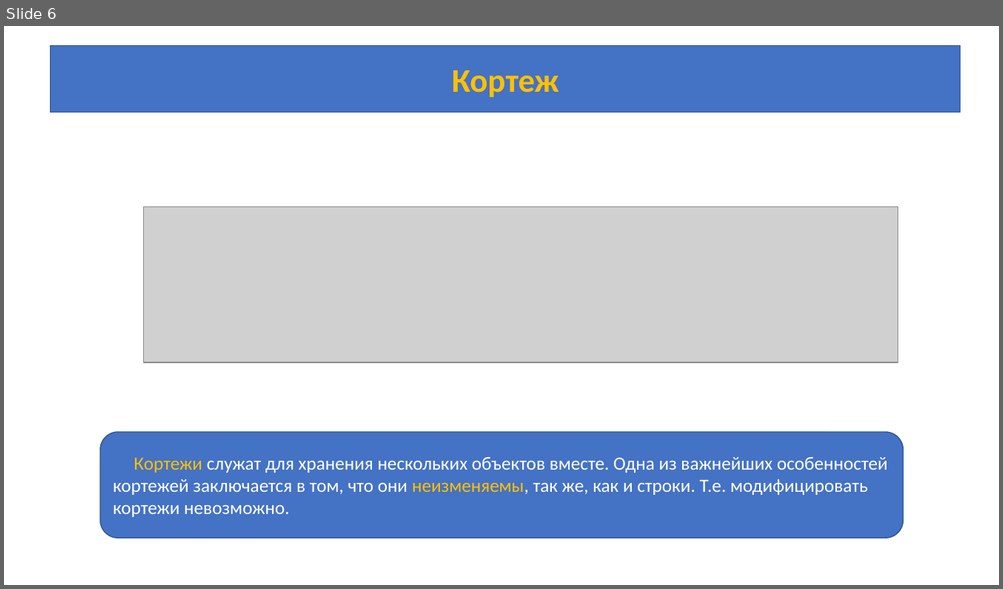
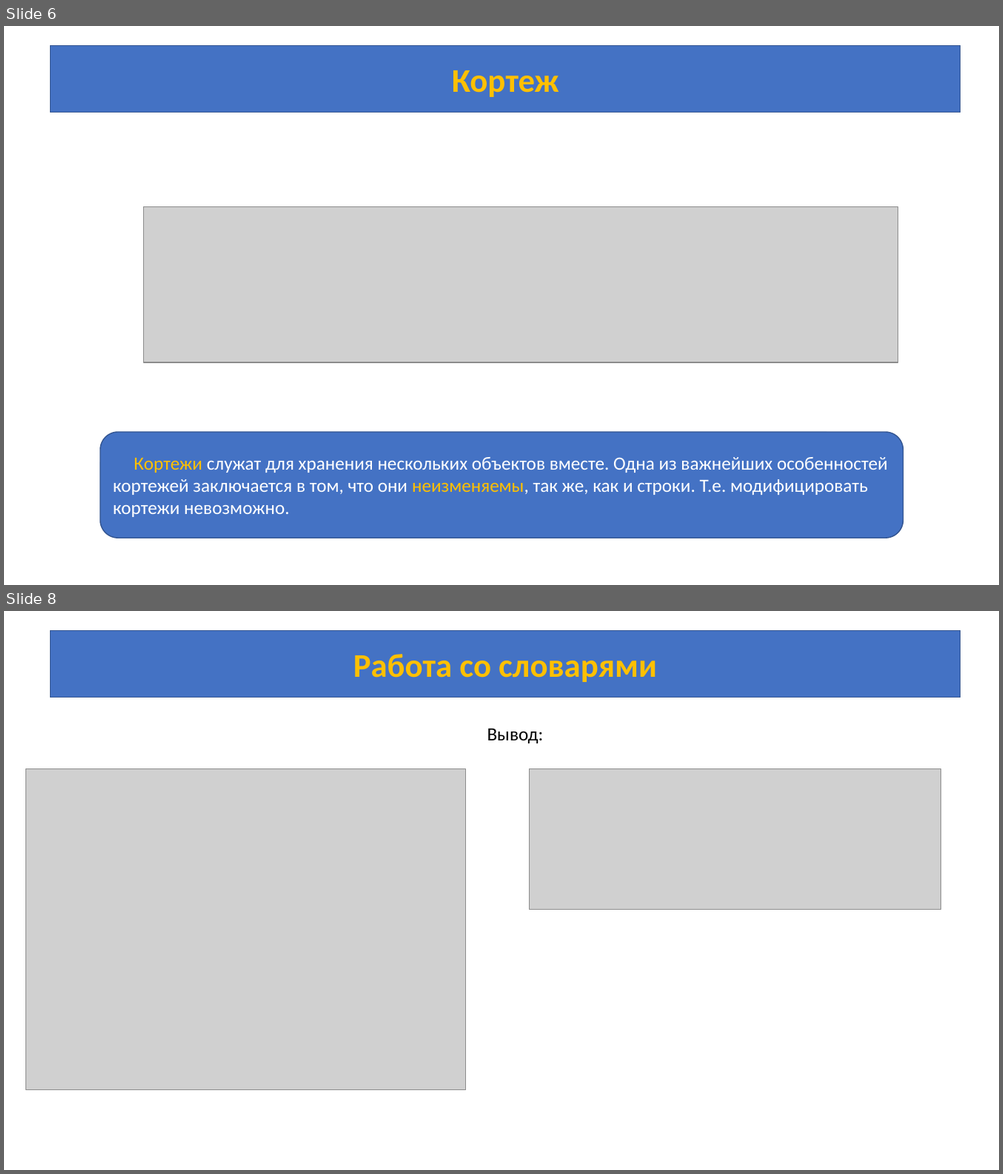
Before and after one commit to azamat7087/python-lessons, a slide deck: lesson 6/Lesson_6.pptx. Shown one above the other, each under a label of ours: slide 6 before the commit, slides 6 and 8 after it; the slides between them are not shown. The pictures are 1003x589 and 1003x1174 pixels, drawn with LibreOffice and Linux fonts; fonts in the diff are those of the drawing; grey boxes stand for pictures. Boxes give left, top, right and bottom in pixels: in the first picture for what was removed or moved away, otherwise in the second. Text is boxed around its words. In the diff, an @@ line names an element or a change of style, - is before the commit and + after.

```diff
--- a/lesson 6/Lesson_6.pptx
+++ b/lesson 6/Lesson_6.pptx
@@ slide 8 added at box(4, 611, 999, 1170), background #FFFFFF @@
@@ rectangle added at box(51, 631, 960, 698), fill #4472C4, outline #325491 1 pt, 32 pt, text #FFC000, bold @@
+Работа со словарями
@@ text added at box(487, 728, 543, 743), 18 pt, text #000000 @@
+Вывод:
@@ picture added at box(25, 769, 466, 1091) @@
@@ picture added at box(529, 769, 941, 909) @@
```
Also in this commit, not shown: 1 slide changed, 4 other slides added, 1 slide removed.
